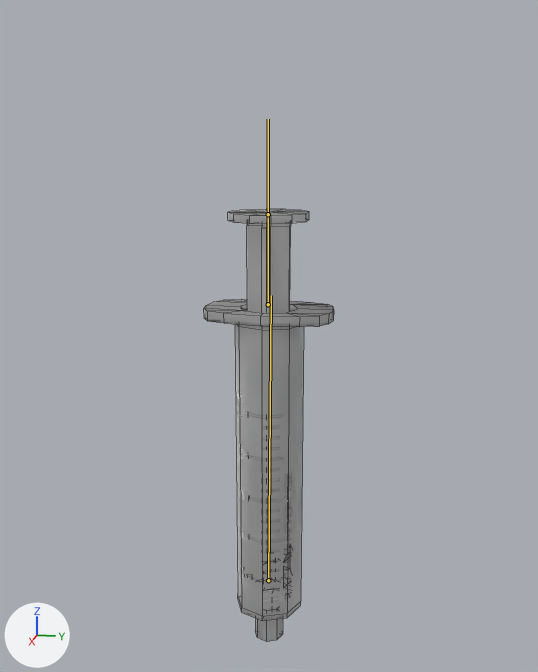
One commit to the FBX model care-up/Assets/Resources_moved/Models/syringe_rigged.fbx: the scene before it, then after it.
Camera for both pictures: a camera (50 mm lens) standing at (0.181, 0.0362, 0.0932) and looking at (-0.0017, -0.0003, 0.0475). Arrows for +X, +Y and +Z are at lower left; the lights stay in place. Both versions are drawn at frame 2625 of the action 'Armature|6000_Syringe_InsertInfusion_SQ_L_Lib.003'; the numbers are the values there. The bones that bend it are drawn over the model as lines. Mesh edges are drawn as thin lines.

Objects in the first picture: 'syringeBarrel', 'syringePlunger'.
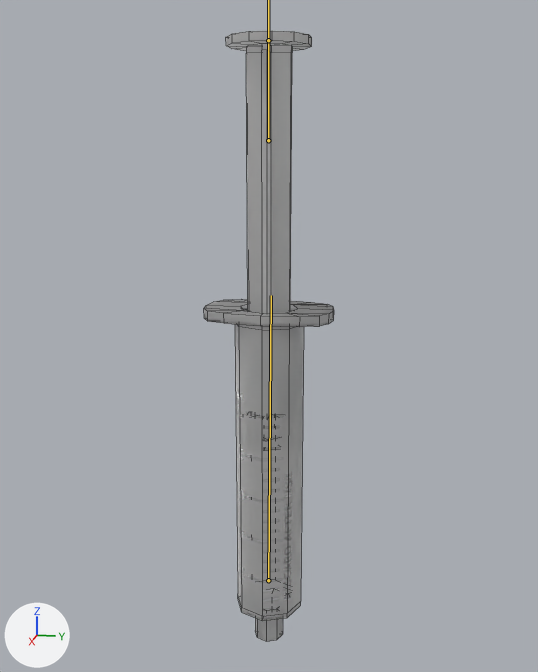
What differs and where, as boxes [x1, y1, x2, y2] in the pictures (538 x 672 px):
'syringePlunger', posed (6% wider, 10% taller)
    before: [228, 209, 309, 562]
    after: [226, 30, 312, 418]
bone 'Bone.001', root to tip
    before: (268, 304) to (268, 214)
    after: (268, 140) to (268, 40)

The change, as a list of edits to the scene's bpy script:
```text
Change bone_bone_001:
    where bone_bone_001 = bpy.data.objects['Armature'].pose.bones['Bone.001']  # child of 'Bone'
    bone_bone_001.location: (0.0, -0.0024, 0.0001) -> (0.0, 0.0376, 0.0)
```
